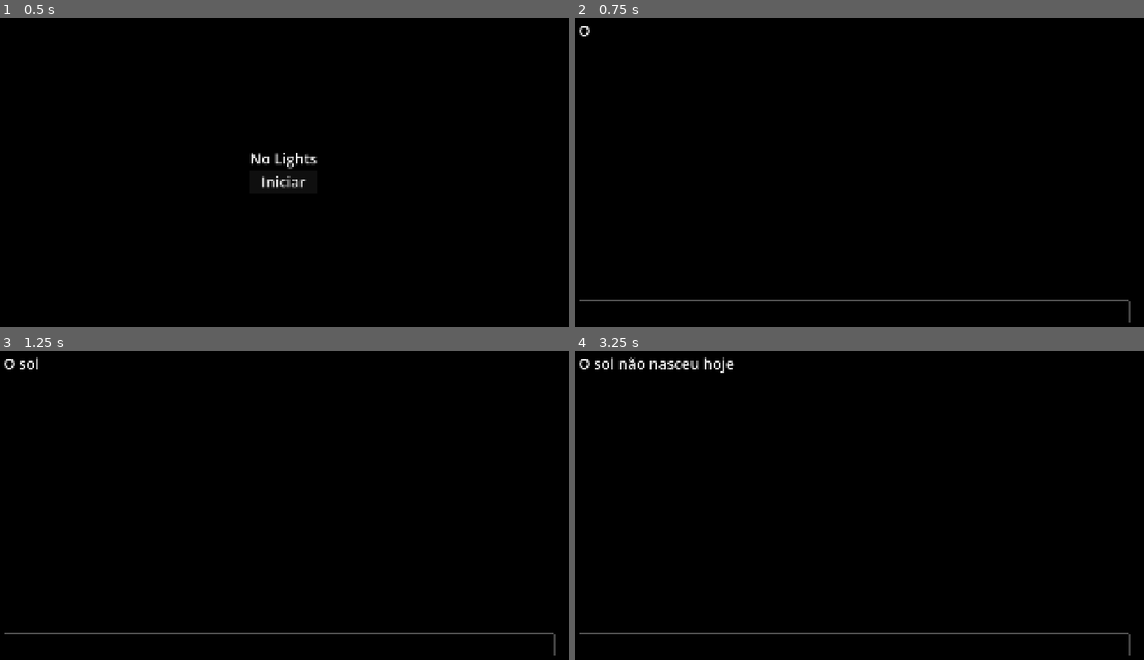
Above: before the commit, frames 1-4 (two rows, left to right).
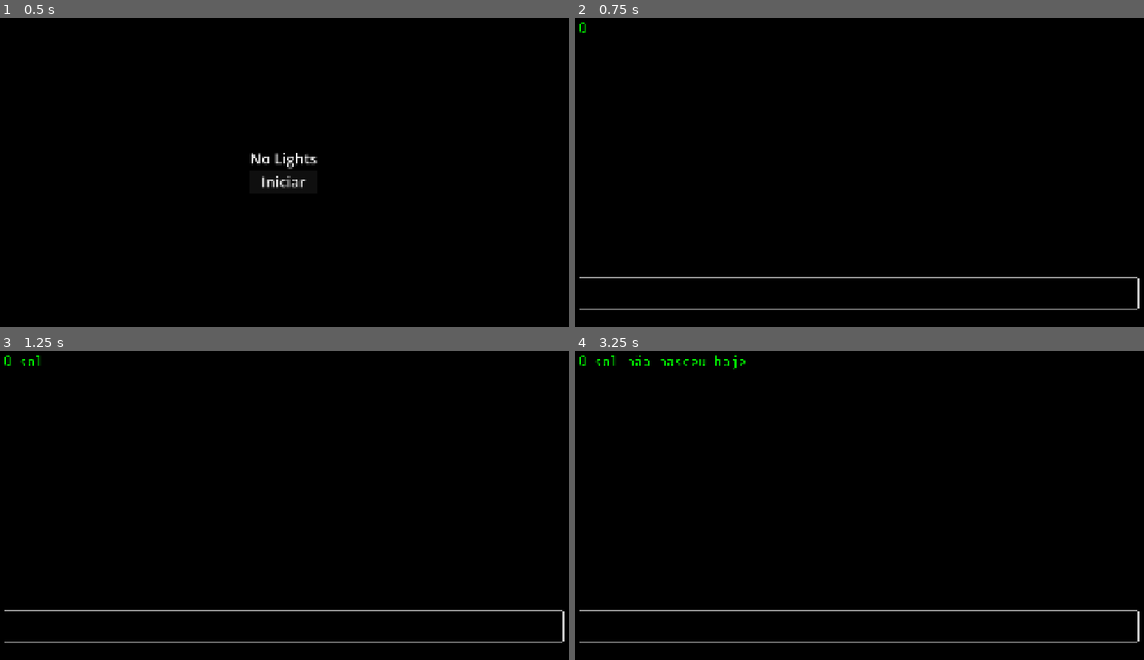
Above: after the commit, the same moments.

Repository: brenoASantana/no-lights
Game: Godot game, scene res://scenes/main_menu/main_menu.tscn
The game is run twice, just before and just after one commit, with the same random seed, the same clock (stepped at 60 frames per second) and the same inputs.
Inputs:
- Up to frame 1 (0.5 s): no input
- Up to frame 2 (0.75 s): click "Iniciar" at 0.5 s
- Up to frame 3 (1.25 s): no input
- Up to frame 4 (3.25 s): no input

Frame 1 is identical in both runs. In frame 2, 1.5% of the frame differs, in the area x 0-100%, y 1-99%; in frame 3, 1.6%; in frame 4, 2.1%.

Commit message:
feat: add custom font and green text color to terminal scene

Diff:
--- a/scenes/terminal/terminal.tscn
+++ b/scenes/terminal/terminal.tscn
@@ -1,5 +1,6 @@
 [gd_scene format=3 uid="uid://bkr57smdb54db"]
 
+[ext_resource type="FontFile" uid="uid://c5iaqtves12kf" path="res://assets/fonts/ShareTechMono-Regular.ttf" id="1_0uvmq"]
 [ext_resource type="Script" uid="uid://chgcc6vdtocix" path="res://globals/system.gd" id="3_b5qft"]
 [ext_resource type="Script" uid="uid://cpskdktncjjif" path="res://scenes/terminal/terminal.gd" id="4_0u45f"]
 
@@ -19,6 +20,8 @@
 grow_vertical = 2
 size_flags_horizontal = 4
 size_flags_vertical = 4
+theme_override_colors/default_color = Color(0, 1, 0, 1)
+theme_override_fonts/normal_font = ExtResource("1_0uvmq")
 theme_override_font_sizes/normal_font_size = 48
 script = ExtResource("4_0u45f")
 
@@ -29,10 +32,10 @@
 anchor_top = 0.5
 anchor_right = 0.5
 anchor_bottom = 0.5
-offset_left = -940.0
-offset_top = 422.0
-offset_right = 880.0
-offset_bottom = 522.0
+offset_left = -910.0
+offset_top = 349.0
+offset_right = 910.0
+offset_bottom = 449.0
 grow_horizontal = 2
 grow_vertical = 2
 theme_override_font_sizes/font_size = 48
Binary file added: assets/fonts/PixelifySans-VariableFont_wght.ttf
Not shown, added: assets/fonts/PixelifySans-VariableFont_wght.ttf.import
Binary file added: assets/fonts/ShareTechMono-Regular.ttf
Not shown, added: assets/fonts/ShareTechMono-Regular.ttf.import
Binary file added: assets/fonts/VT323-Regular.ttf
Not shown, added: assets/fonts/VT323-Regular.ttf.import
Not shown, changed: .DS_Store
Not shown, added: assets/.DS_Store
Not shown, changed: scenes/.DS_Store
